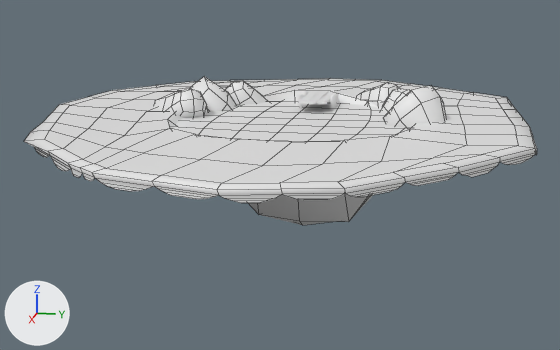
Renders of the FBX model Assets/3D/models/FinaleTopper.fbx from each side of a commit.
One viewpoint serves both versions: a 50 mm camera at (-93.1, 296.0, 19.7) aimed at (-156.1, 283.4, 3.9). Lighting does not change. The marker at lower left points along +X, +Y and +Z. The picture after the commit comes second. Mesh edges are drawn as thin lines on the coarser meshes. Where no turn or scale is listed for an object, it has been applied to the vertices.
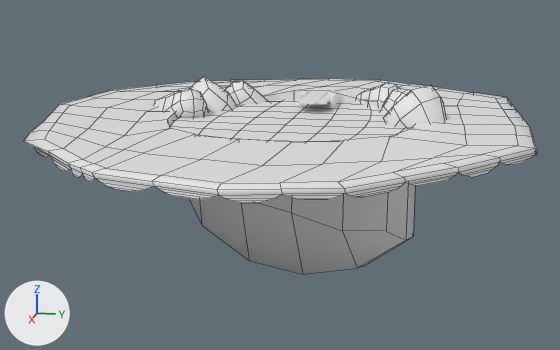
Scene script edits in JSON lines:
```json
{"block": "me_plane_033", "where": "# used by ob_plane_014; location = (-156.54, 289.34, 0.0)"}
{"op": "remove", "block": "me_plane_033", "code": "me_plane_033.from_pydata(...)  # 379 vertices, 265 faces; spans x -24.7..25.6, y -26.1..13.9, z 0.1..9.8"}
{"op": "add", "block": "me_plane_033", "code": "me_plane_033.from_pydata(...)  # 350 vertices, 228 faces; spans x -24.7..25.6, y -26.1..13.9, z 8.2..9.8"}
{"block": "me_plane_033", "change": "me_plane_033 part 1"}
{"block": "me_plane_033", "change": "29 vertices are removed from x -9.3..12.0, y -12.2..4.3, z 0.1..7.7"}
{"block": "me_plane_033", "change": "37 faces are deleted"}
{"op": "add", "block": "me_plane_011", "code": ["me_plane_011 = bpy.data.meshes.new('Plane.011')", "me_plane_011.from_pydata(...)  # 66 vertices, 56 faces; spans x -10.1..12.4, y -14.7..5.5, z -7.3..6.3", "me_plane_011.materials.append(mat_grasstexture)  # white #e7e7e7"]}
{"op": "add", "block": "ob_plane_017", "code": ["ob_plane_017 = bpy.data.objects.new('Plane.017', me_plane_011)", "ob_plane_017.location = (-156.54, 289.34, 3.48)"]}
```

Changed parts and their boxes [x1, y1, x2, y2] in the pictures (560 x 350 px):
```json
{"object": "Plane.014", "change": "reshaped", "before": [24, 78, 537, 225], "after": [24, 78, 537, 203], "on screen": "15% shorter"}
{"object": "Plane.017", "change": "added", "after": [168, 90, 415, 274]}
{"part": 1, "of": "me_plane_033", "change": "deleted", "before": [168, 90, 383, 225]}
```
